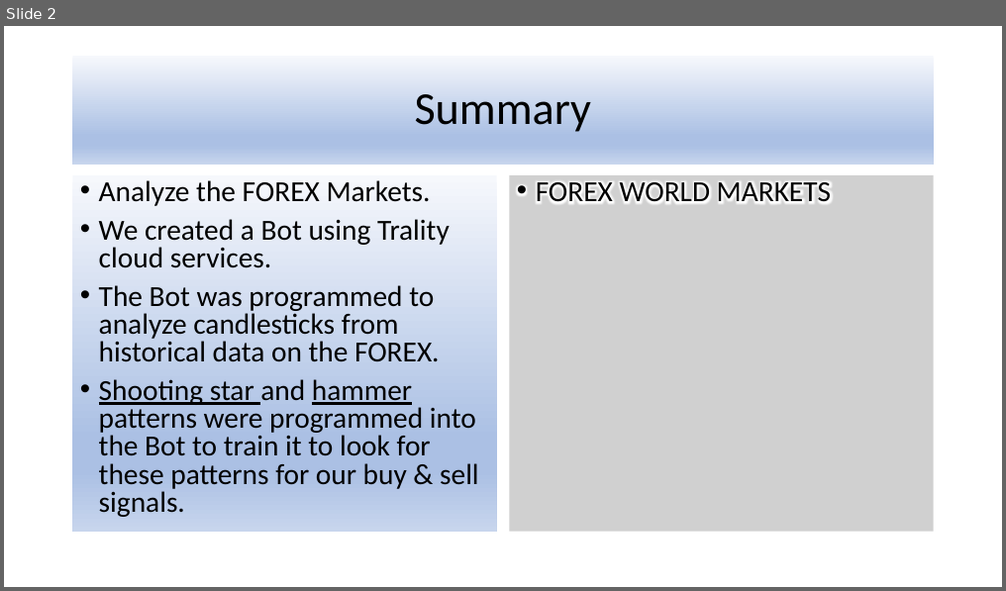
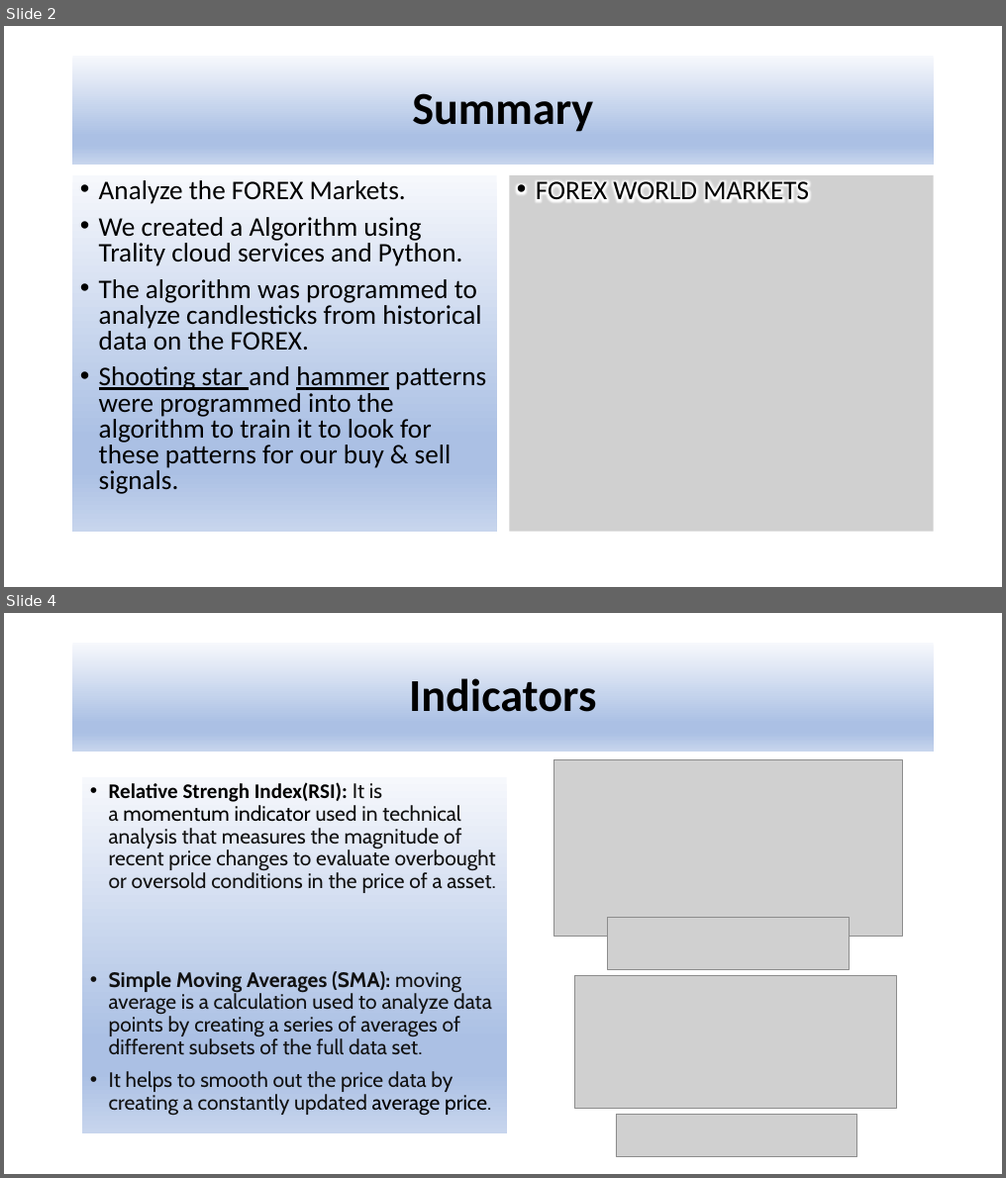
Before and after one commit to nestor39/trading_algorithm, a slide deck: Project_3.pptx. Shown one above the other, each under a label of ours: slide 2 before the commit, slides 2 and 4 after it; the slides between them are not shown. The pictures are 1006x591 and 1006x1178 pixels, drawn with LibreOffice and Linux fonts; fonts in the diff are those of the drawing; grey boxes stand for pictures. Boxes give left, top, right and bottom in pixels: in the first picture for what was removed or moved away, otherwise in the second. Text is boxed around its words. In the diff, an @@ line names an element or a change of style, - is before the commit and + after.

```diff
--- a/Project_3.pptx
+++ b/Project_3.pptx
@@ slide 4 added at (4,613,1002,1174), background #FFFFFF @@
@@ title added at (73,643,934,752), fill gradient #F6F8FC to #ABC0E4 to #C7D5ED, 44 pt, text #000000, bold @@
+Indicators
@@ picture added at (554,760,902,936) @@
@@ text added at (82,777,507,1134), fill gradient #F6F8FC to #ABC0E4 to #C7D5ED, 20 pt, text #111111 @@
+• Relative Strengh Index(RSI): It is a momentum indicator used in technical analysis that measures the magnitude of recent price changes to evaluate overbought or oversold conditions in the price of a asset.
+• Simple Moving Averages (SMA): moving average is a calculation used to analyze data points by creating a series of averages of different subsets of the full data set.
+• It helps to smooth out the price data by creating a constantly updated average price.
@@ picture added at (607,918,848,970) @@
@@ picture added at (574,976,896,1109) @@
@@ picture added at (616,1115,856,1157) @@
@@ slide 2 changed as well @@
@@ title "Summary" at (73,56,934,165): bold on @@
@@ text at (99,180,406,204): size 28 to 25.9 pt in "Analyze the FOREX Markets." @@
@@ picture "FOREX WORLD MARKETS" at (509,175,934,532): size 28 to 25.9 pt @@
@@ text at (99,217,486,494): text changed; size 28 to 25.9 pt @@
-• We created a Bot using Trality cloud services.
-• The Bot was programmed to analyze candlesticks from historical data on the FOREX.
-• Shooting star and hammer patterns were programmed into the Bot to train it to look for these patterns for our buy & sell signals.
+• We created a Algorithm using Trality cloud services and Python.
+• The algorithm was programmed to analyze candlesticks from historical data on the FOREX.
+• Shooting star and hammer patterns were programmed into the algorithm to train it to look for these patterns for our buy & sell signals.
```
Also in this commit, not shown: 7 other slides changed, 1 other slide added, 2 other files.
